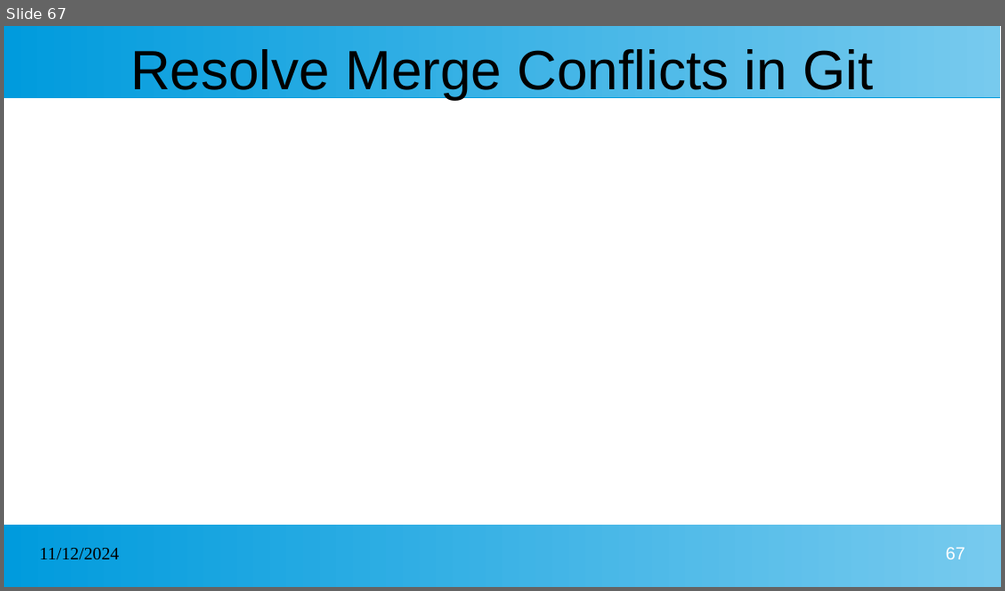
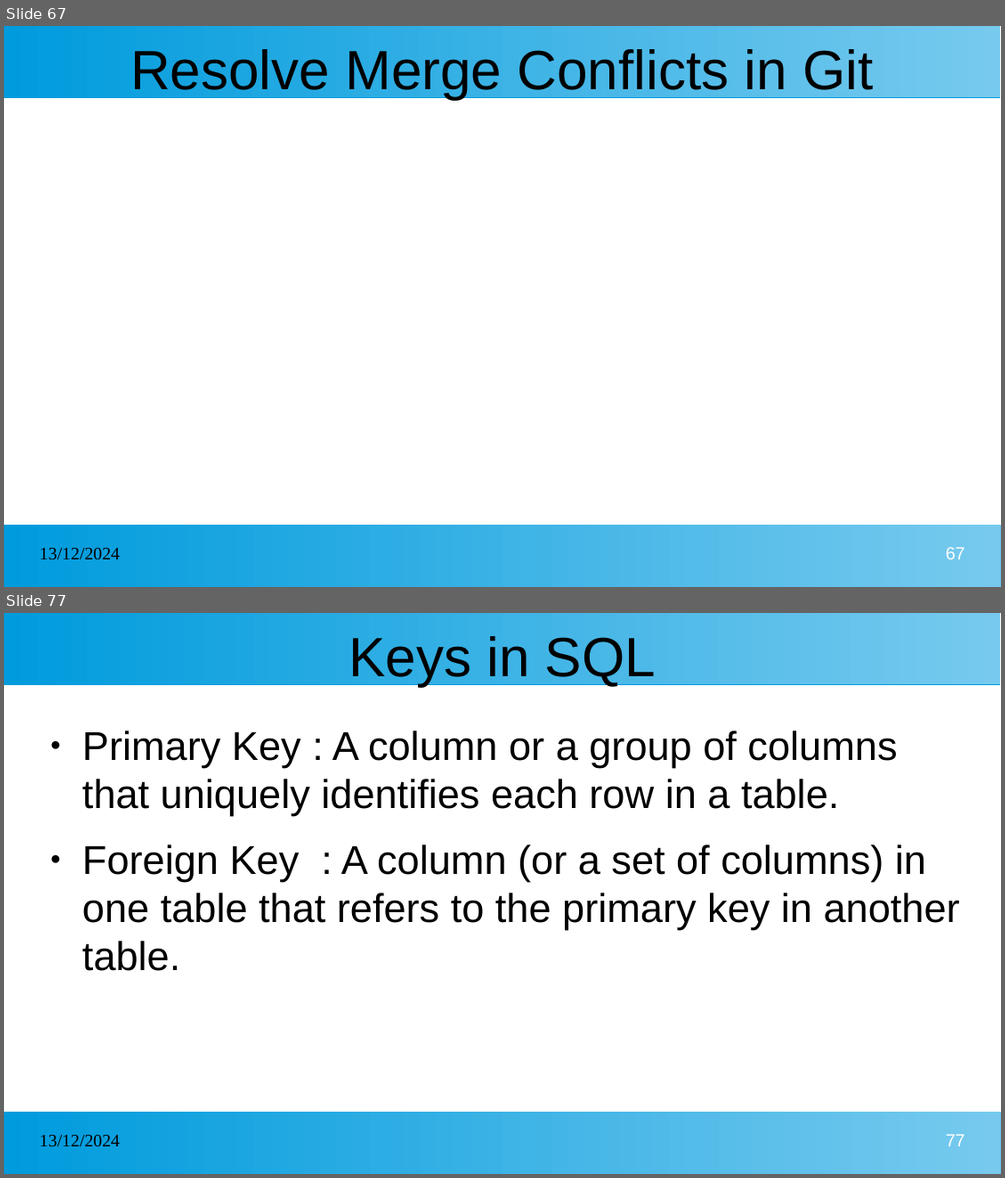
Before and after one commit to kcharankumar/MLA_Java_Arya, a slide deck: MLA Java Arya 1st week.pptx. Shown one above the other, each under a label of ours: slide 67 before the commit, slides 67 and 77 after it; the slides between them are not shown. The pictures are 1005x591 and 1005x1178 pixels, drawn with LibreOffice and Linux fonts; fonts in the diff are those of the drawing. Boxes give left, top, right and bottom in pixels: in the first picture for what was removed or moved away, otherwise in the second. Text is boxed around its words. In the diff, an @@ line names an element or a change of style, - is before the commit and + after.

```diff
--- a/MLA Java Arya 1st week.pptx
+++ b/MLA Java Arya 1st week.pptx
@@ slide 77 added at bbox=[4, 613, 1001, 1174], background #FFFFFF; not listed: 2 template elements that a slide beside it also shows @@
@@ title added at bbox=[348, 636, 655, 686], 44 pt, text #000000 @@
+Keys in SQL
@@ text added at bbox=[82, 730, 960, 971], 32 pt, text #000000 @@
+● Primary Key : A column or a group of columns that uniquely identifies each row in a table.
+● Foreign Key : A column (or a set of columns) in one table that refers to the primary key in another table.
@@ text added at bbox=[40, 1135, 120, 1147], 14 pt, text #000000 @@
+13/12/2024
@@ page number added at bbox=[946, 1134, 965, 1146], 14 pt, text #FFFFFF @@
+77
@@ slide 67 changed as well @@
@@ text at bbox=[40, 548, 120, 560]: text changed @@
-11/12/2024
+13/12/2024
```
Also in this commit, not shown: 66 other slides changed, 38 other slides added.
